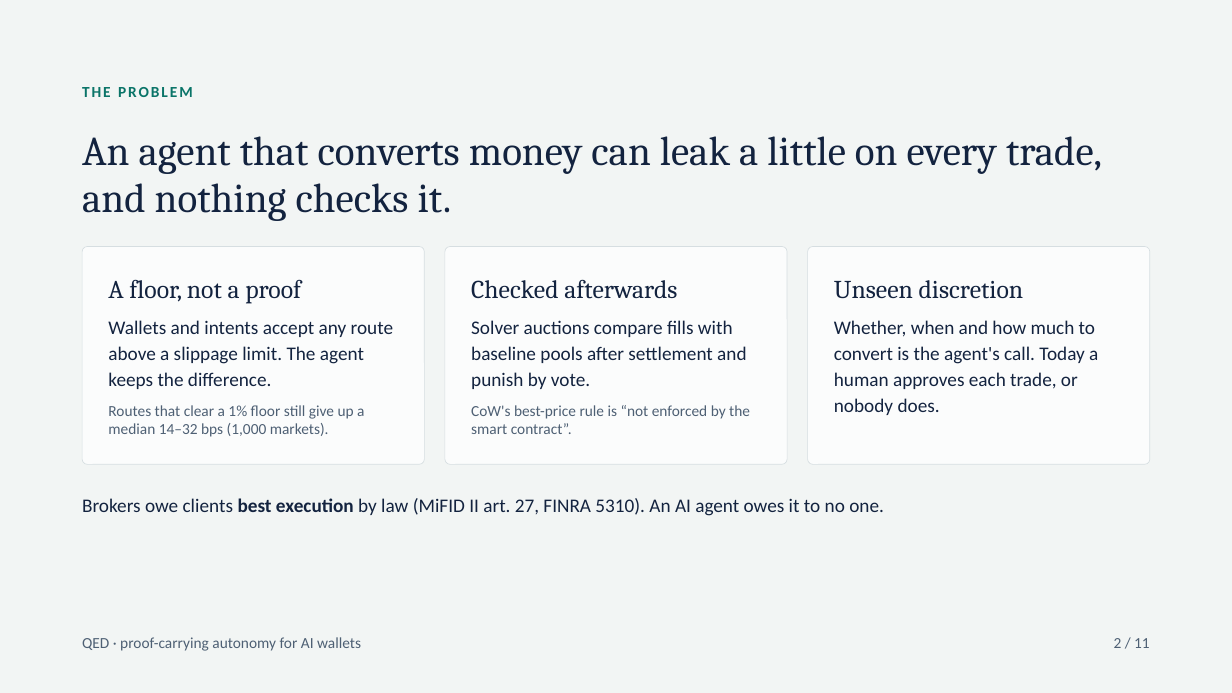
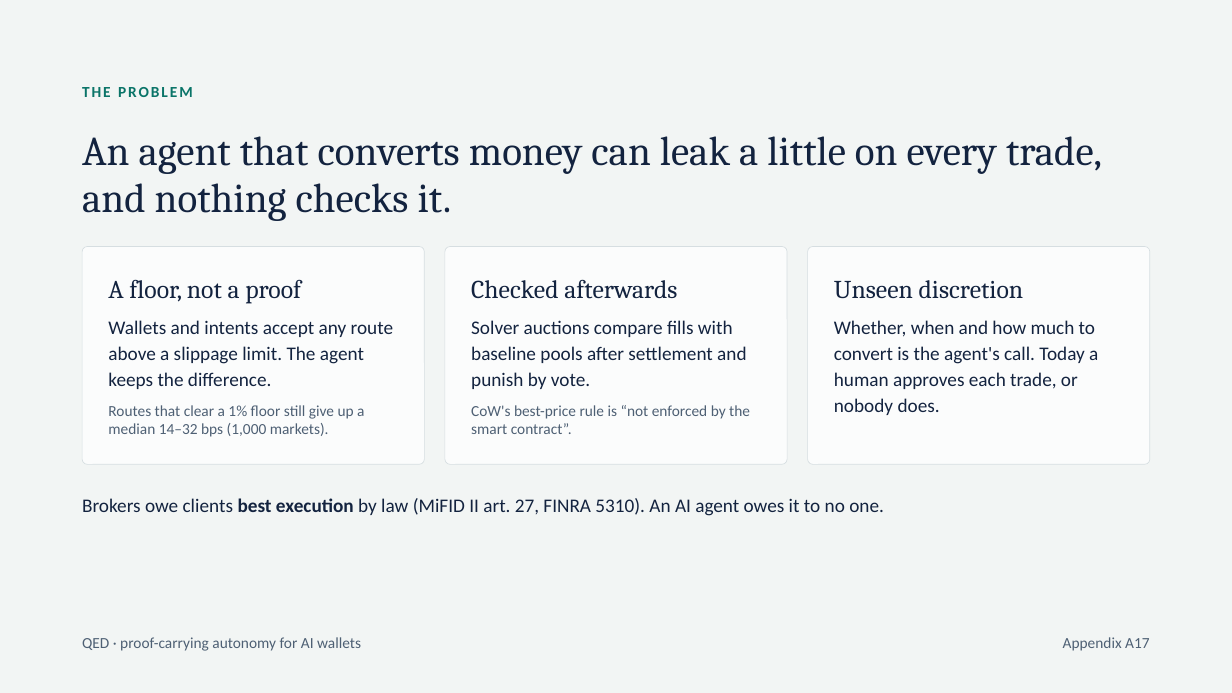
Before and after one commit to Nightcore709/qed-agent-wallet, a slide deck: slide 29 of presentation/QED-Final-Pitch.pptx (slide 2 before the commit). Drawn at 1232x693 pixels with LibreOffice and Linux fonts; fonts in the diff are those of the drawing. Boxes give left, top, right and bottom in pixels: in the first picture for what was removed or moved away, otherwise in the second. Text is boxed around its words. In the diff, an @@ line names an element or a change of style, - is before the commit and + after.

```diff
--- a/presentation/QED-Final-Pitch.pptx
+++ b/presentation/QED-Final-Pitch.pptx
@@ text at box(1063, 637, 1149, 651): text changed @@
-2 / 11
+Appendix A17
```
Also in this commit, not shown: 11 other slides changed, 3 slides added, 3 other files.
